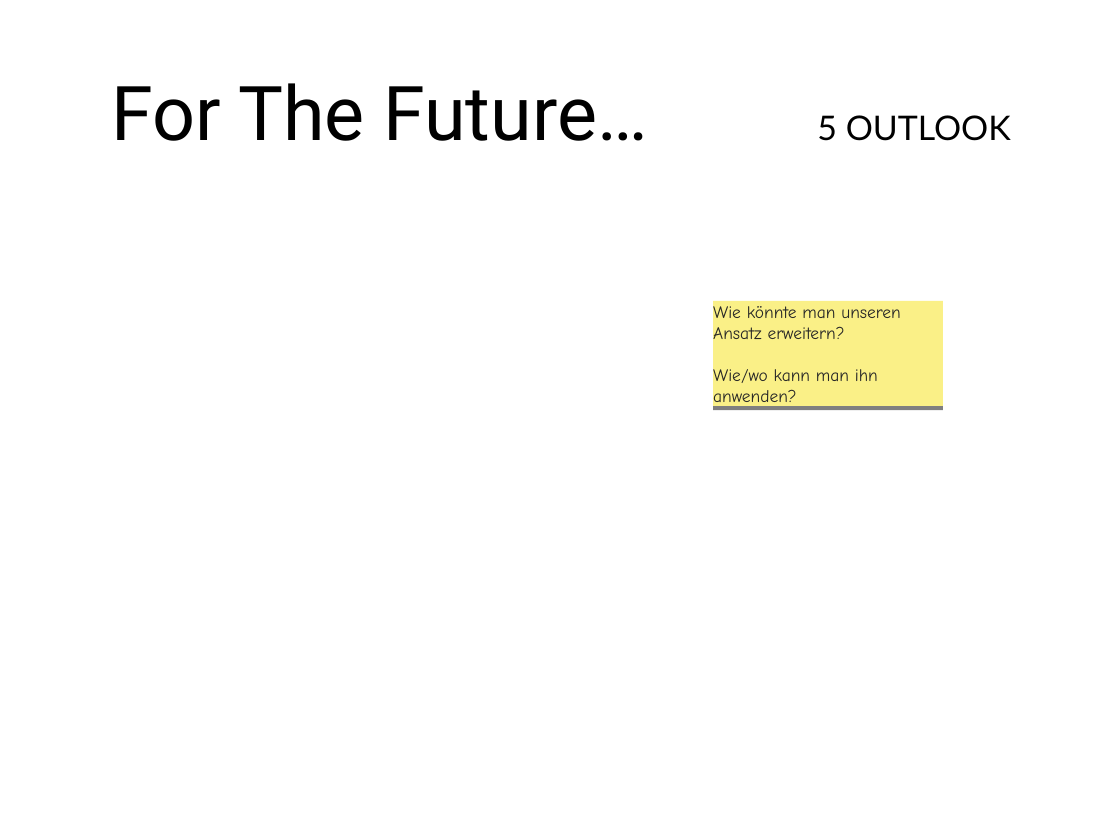
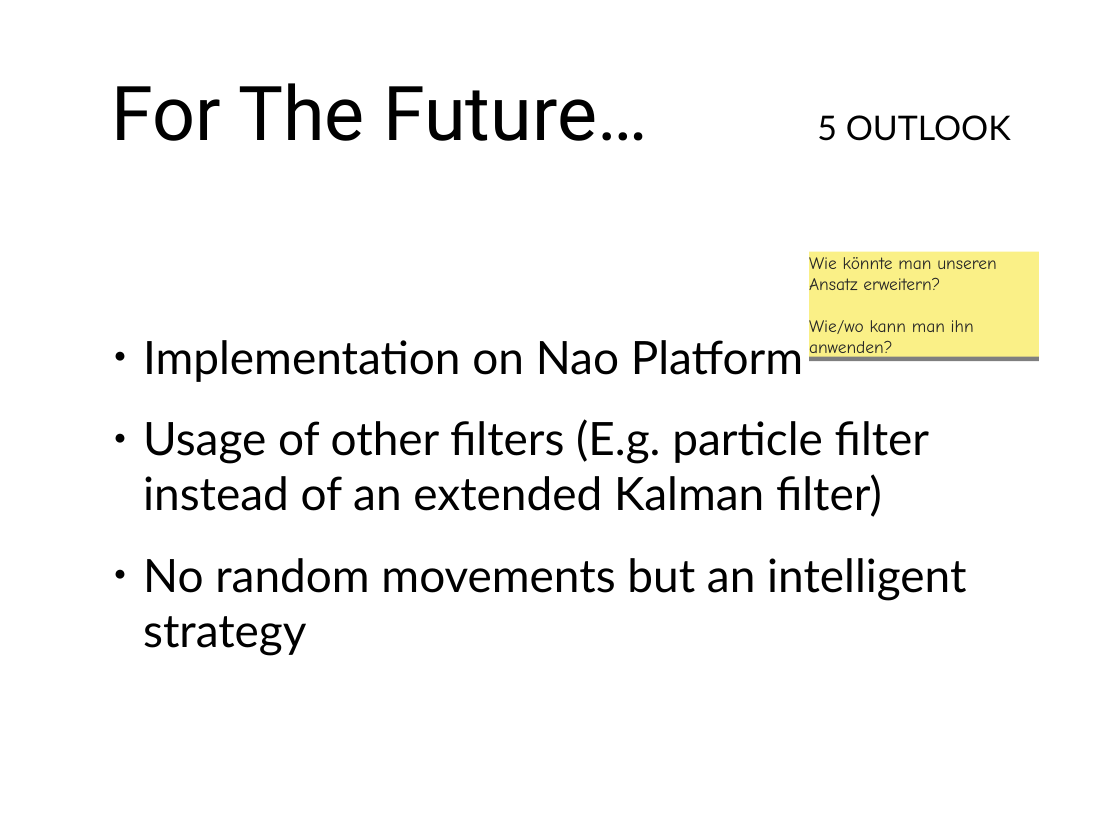
Before and after one commit to bskp/RoboCup-Estimator, a slide deck: slide 13 of Presentation/RobocupEstimatorPresentation.ppt (slide 12 before the commit). Drawn at 1120x840 pixels with LibreOffice and Linux fonts; fonts in the diff are those of the drawing. Boxes give left, top, right and bottom in pixels: in the first picture for what was removed or moved away, otherwise in the second. Text is boxed around its words. In the diff, an @@ line names an element or a change of style, - is before the commit and + after.

```diff
--- a/Presentation/RobocupEstimatorPresentation.ppt
+++ b/Presentation/RobocupEstimatorPresentation.ppt
@@ rectangle "Wie könnte man unseren Ansatz ...": place and size @@
-rectangle "Wie könnte man unseren Ansatz ..." at [714, 301, 944, 406]
+rectangle "Wie könnte man unseren Ansatz ..." at [809, 252, 1039, 357]
@@ text added at [143, 340, 966, 656], 42 pt, text #000000 @@
+● Implementation on Nao Platform
+● Usage of other filters (E.g. particle filter instead of an extended Kalman filter)
+● No random movements but an intelligent strategy
```
Also in this commit, not shown: 6 other slides changed, 1 slide added, 1 other file.
